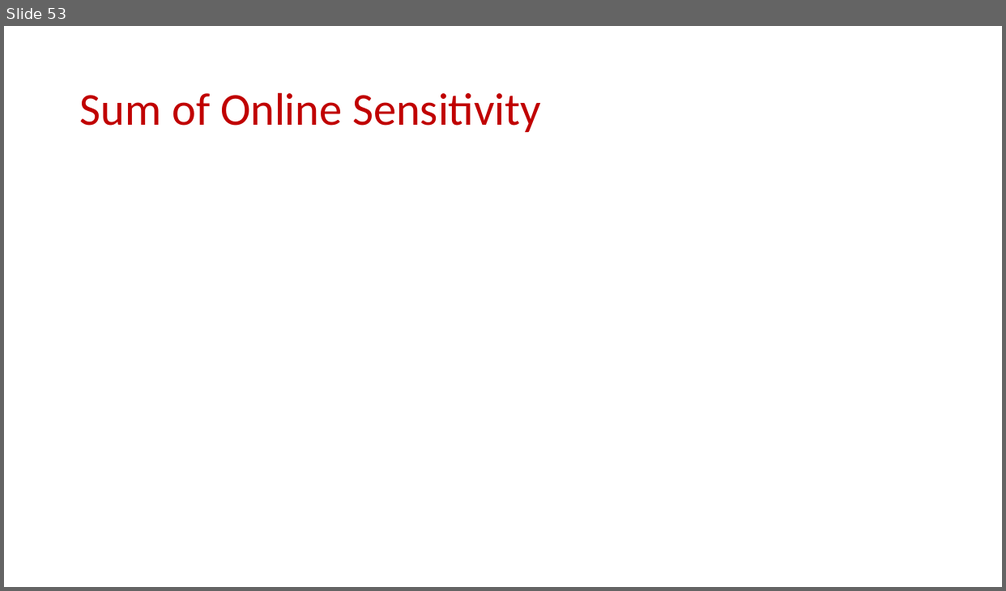
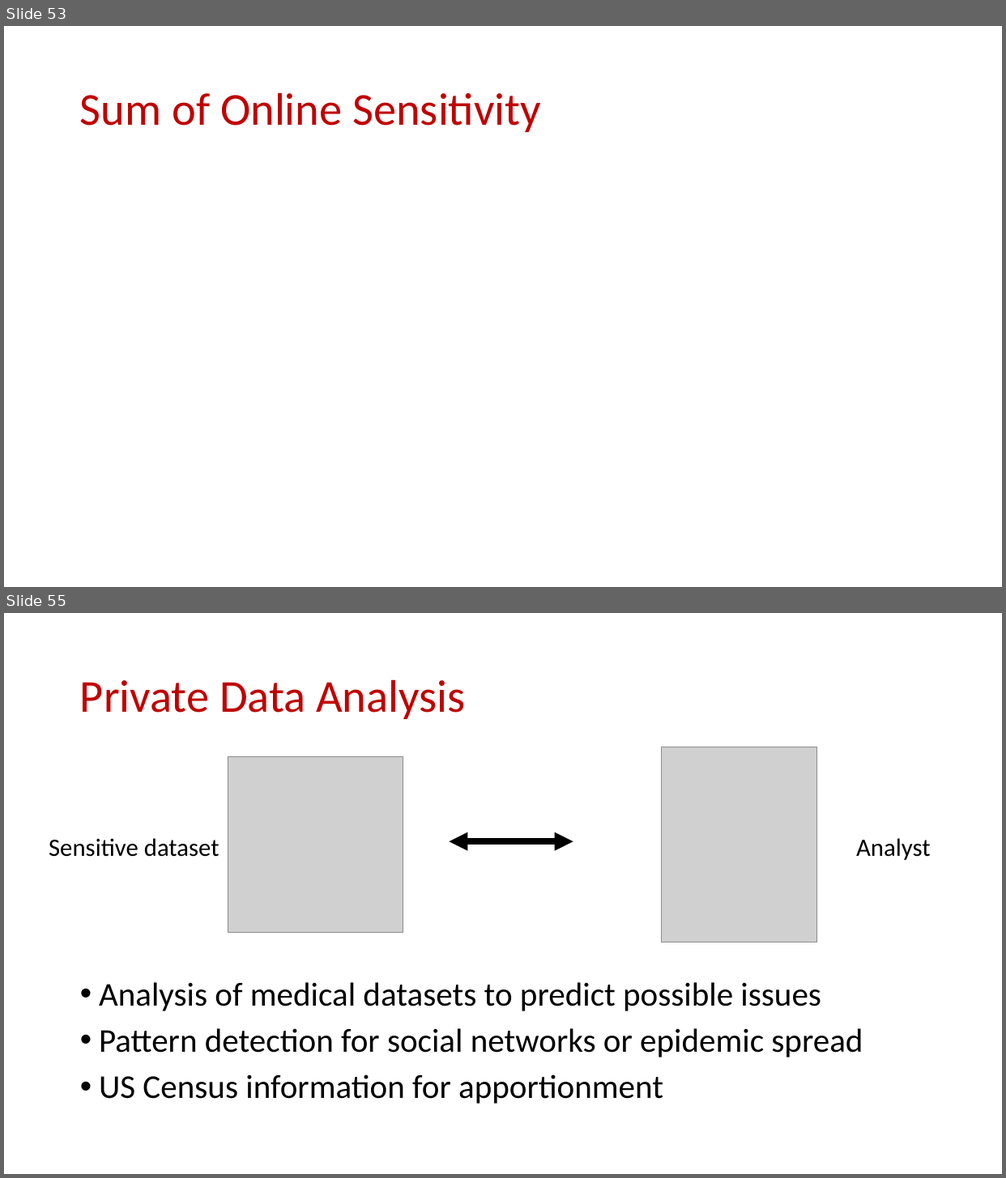
Before and after one commit to samsonzhou/samsonzhou.github.io, a slide deck: CSCE689-23/L22.pptx. Shown one above the other, each under a label of ours: slide 53 before the commit, slides 53 and 55 after it; the slides between them are not shown. The pictures are 1006x591 and 1006x1178 pixels, drawn with LibreOffice and Linux fonts; fonts in the diff are those of the drawing; grey boxes stand for pictures. Boxes give left, top, right and bottom in pixels: in the first picture for what was removed or moved away, otherwise in the second. Text is boxed around its words. In the diff, an @@ line names an element or a change of style, - is before the commit and + after.

```diff
--- a/CSCE689-23/L22.pptx
+++ b/CSCE689-23/L22.pptx
@@ slide 55 added at [4, 613, 1002, 1174], background #FFFFFF @@
@@ title added at [80, 679, 465, 719], 44 pt, text #C00000 @@
+Private Data Analysis
@@ picture added at [228, 756, 403, 932] @@
@@ picture added at [661, 747, 817, 943] @@
@@ text added at [49, 838, 219, 857], 24 pt, text #000000 @@
+Sensitive dataset
@@ double arrow added from (449, 842) to (573, 842), #000000 6 pt @@
@@ text added at [856, 838, 930, 860], 24 pt, text #000000 @@
+Analyst
@@ text added at [99, 982, 863, 1104], 32 pt, text #000000 @@
+• Analysis of medical datasets to predict possible issues
+• Pattern detection for social networks or epidemic spread
+• US Census information for apportionment
```
Also in this commit, not shown: 20 other slides added.
